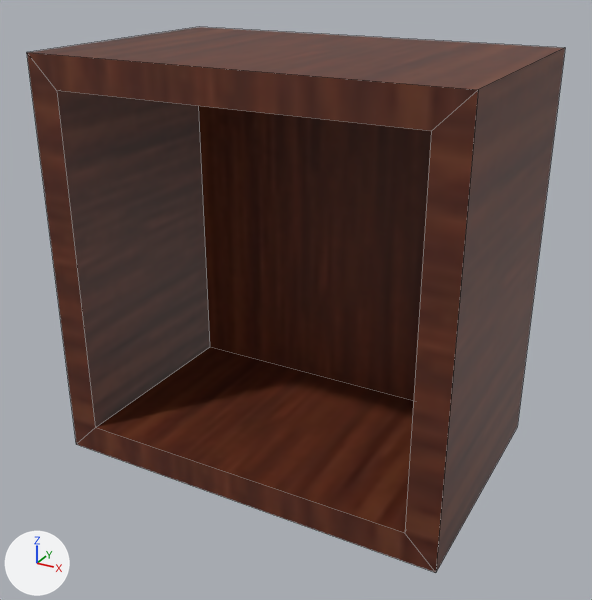
The Blender file Assets/Offline/Models/Bookshelf/Temporary Location for Blender/bookshelf.blend, before and after one commit.
One viewpoint serves both versions: a camera (50 mm lens) standing at (3.47, -5.73, 2.8) and looking at (0.03, 0.54, -0.33). Lighting does not change. The marker at lower left points along +X, +Y and +Z. Mesh edges are drawn as thin lines.
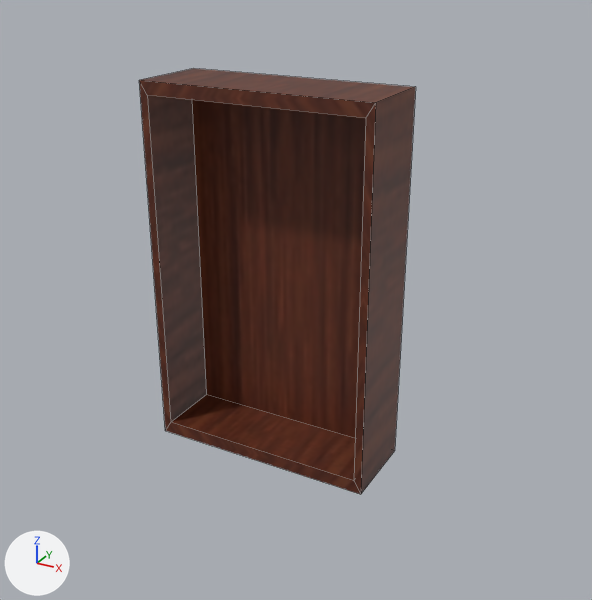
Commit message: more bookshelf modeling

Boxes (x1, y1, x2, y2) around the edits, measured in the pictures (592 x 600 px):
```json
{"object": "Cube", "change": "reshaped, rescaled", "before": [27, 27, 565, 572], "after": [139, 68, 415, 494], "on screen": "49% narrower, 22% shorter"}
```

The change, as JSON lines over the scene's bpy script:
```json
{"block": "me_cube", "where": "me_cube.from_pydata(...)  # 16 vertices, 14 faces; spans x -1.0..1.0, y -0.29..1.0, z -1.0..1.0"}
{"block": "me_cube", "where": "# used by ob_cube; location = (0.0, 0.0, 0.0); scale = (1.94, 1.94, 1.94)"}
{"block": "me_cube", "change": "me_cube part 1"}
{"op": "set", "path": "me_cube.vertices[0].co", "old": "(1.0, 1.0, 1.0)", "new": "(1.24, 0.72, 1.72)", "note": "pixel (565, 47) -> pixel (415, 86)"}
{"op": "set", "path": "me_cube.vertices[1].co", "old": "(1.0, 1.0, -1.0)", "new": "(1.24, 0.72, -1.72)", "note": "pixel (517, 427) -> pixel (394, 450)"}
{"op": "set", "path": "me_cube.vertices[2].co", "old": "(0.85, -0.29, 0.85)", "new": "(1.15, -0.21, 1.6)", "note": "pixel (431, 131) -> pixel (365, 118)"}
{"op": "set", "path": "me_cube.vertices[3].co", "old": "(0.85, -0.29, -0.85)", "new": "(1.15, -0.21, -1.6)", "note": "pixel (404, 533) -> pixel (353, 480)"}
{"op": "set", "path": "me_cube.vertices[4].co", "old": "(-1.0, 1.0, 1.0)", "new": "(-1.24, 0.72, 1.72)", "note": "pixel (199, 26) -> pixel (193, 68)"}
{"op": "set", "path": "me_cube.vertices[5].co", "old": "(-1.0, 1.0, -1.0)", "new": "(-1.24, 0.72, -1.72)"}
{"op": "set", "path": "me_cube.vertices[6].co", "old": "(-0.85, -0.29, 0.85)", "new": "(-1.15, -0.21, 1.6)", "note": "pixel (56, 90) -> pixel (147, 95)"}
{"op": "set", "path": "me_cube.vertices[7].co", "old": "(-0.85, -0.29, -0.85)", "new": "(-1.15, -0.21, -1.6)", "note": "pixel (95, 427) -> pixel (170, 422)"}
{"op": "set", "path": "me_cube.vertices[8].co", "old": "(-1.0, -0.29, -1.0)", "new": "(-1.24, -0.21, -1.72)", "note": "pixel (76, 444) -> pixel (165, 430)"}
{"op": "set", "path": "me_cube.vertices[9].co", "old": "(-1.0, -0.29, 1.0)", "new": "(-1.24, -0.21, 1.72)", "note": "pixel (26, 52) -> pixel (139, 80)"}
{"op": "set", "path": "me_cube.vertices[10].co", "old": "(1.0, -0.29, 1.0)", "new": "(1.24, -0.21, 1.72)", "note": "pixel (478, 89) -> pixel (375, 102)"}
{"op": "set", "path": "me_cube.vertices[11].co", "old": "(1.0, -0.29, -1.0)", "new": "(1.24, -0.21, -1.72)", "note": "pixel (435, 572) -> pixel (360, 494)"}
{"op": "set", "path": "me_cube.vertices[12].co", "old": "(-0.85, 0.75, -0.85)", "new": "(-1.15, 0.55, -1.6)", "note": "pixel (210, 346) -> pixel (206, 394)"}
{"op": "set", "path": "me_cube.vertices[13].co", "old": "(-0.85, 0.75, 0.85)", "new": "(-1.15, 0.55, 1.6)"}
{"op": "set", "path": "me_cube.vertices[14].co", "old": "(0.85, 0.75, 0.85)", "new": "(1.15, 0.55, 1.6)"}
{"op": "set", "path": "me_cube.vertices[15].co", "old": "(0.85, 0.75, -0.85)", "new": "(1.15, 0.55, -1.6)"}
{"op": "set", "path": "ob_cube.scale", "old": "(1.94, 1.94, 1.94)", "new": "(0.872, 0.837, 1.0)"}
```
